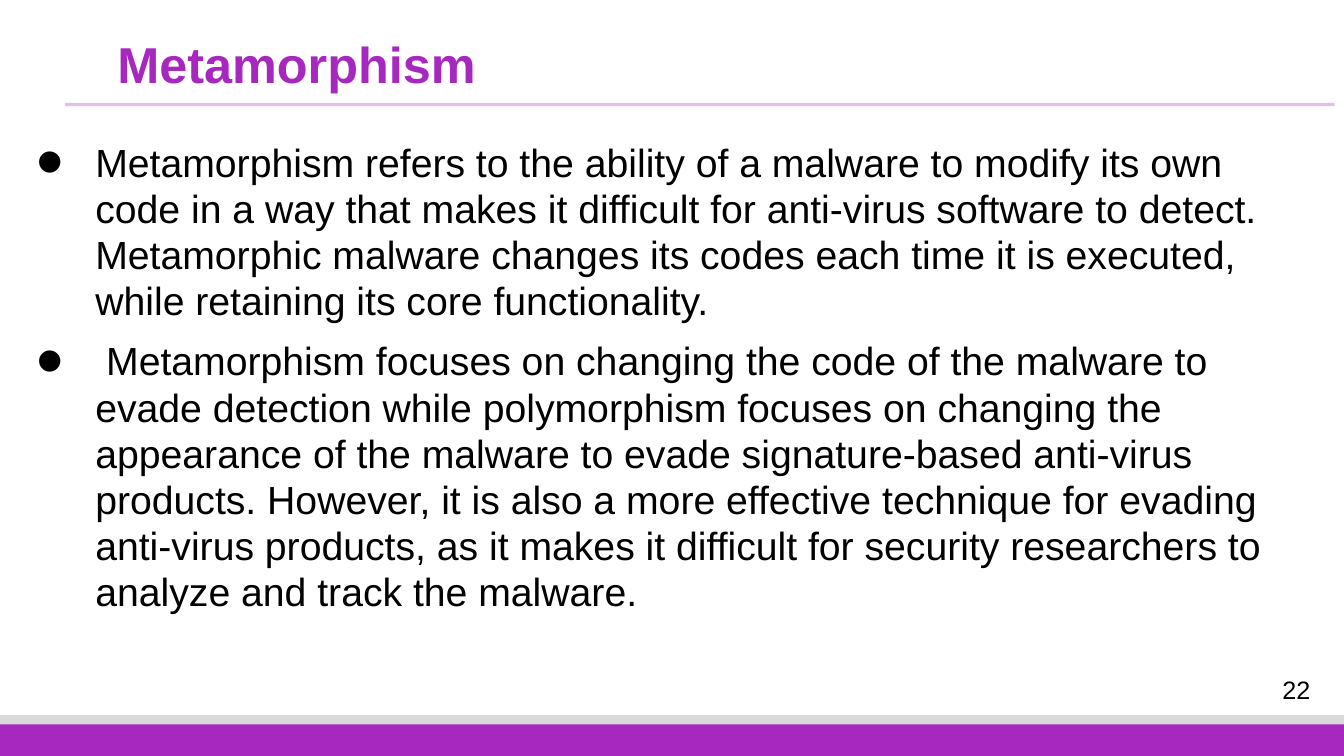
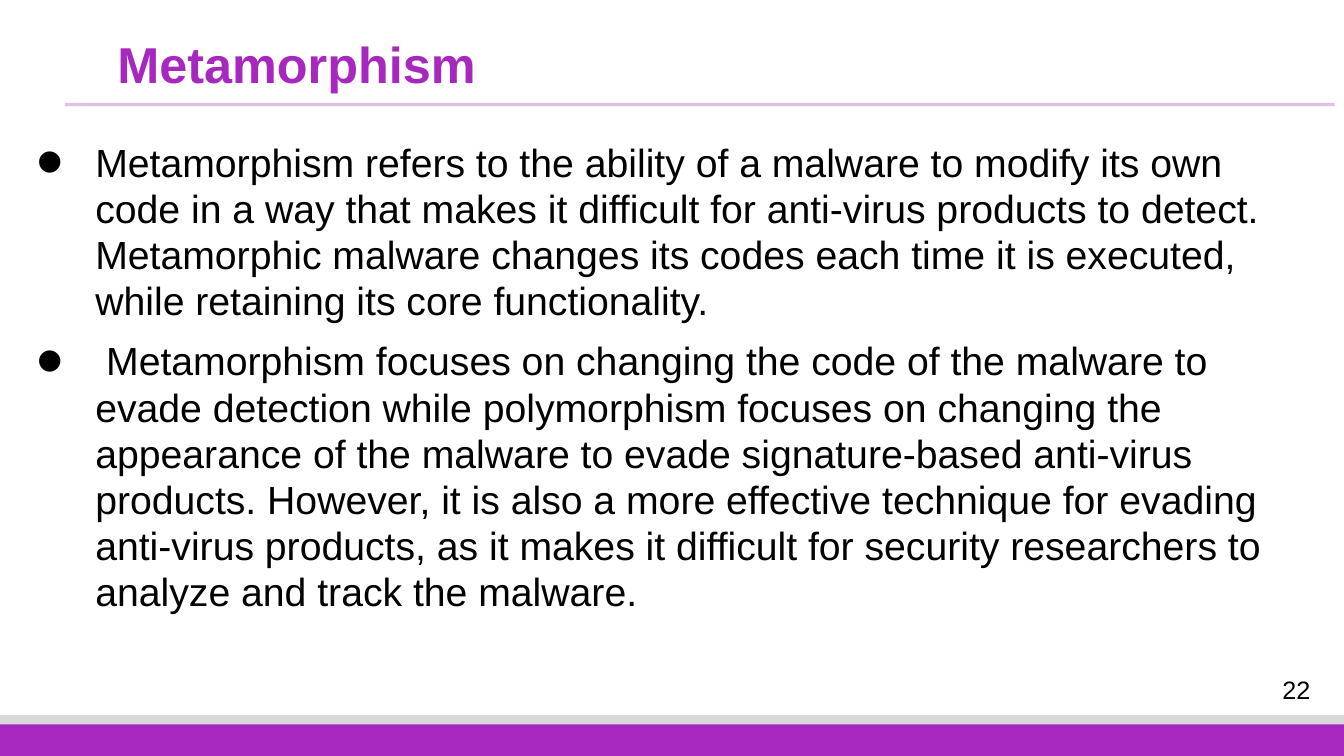
Before and after one commit to fangtian-zhong/fangtian-zhong.github.io, a slide deck: slide 22 of assets/slides/CSCI_591_Malicious_Code_Analysis_12.pptx. Drawn at 1344x756 pixels with LibreOffice and Linux fonts; fonts in the diff are those of the drawing; background and template pictures are left out. Boxes give left, top, right and bottom in pixels: in the first picture for what was removed or moved away, otherwise in the second. Text is boxed around its words. In the diff, an @@ line names an element or a change of style, - is before the commit and + after.

```diff
--- a/assets/slides/CSCI_591_Malicious_Code_Analysis_12.pptx
+++ b/assets/slides/CSCI_591_Malicious_Code_Analysis_12.pptx
@@ text at box(95, 148, 1259, 323): text changed @@
-• Metamorphism refers to the ability of a malware to modify its own code in a way that makes it difficult for anti-virus software to detect. Metamorphic malware changes its codes each time it is executed, while retaining its core functionality.
+• Metamorphism refers to the ability of a malware to modify its own code in a way that makes it difficult for anti-virus products to detect. Metamorphic malware changes its codes each time it is executed, while retaining its core functionality.
```
Also in this commit, not shown: 4 other slides changed.
